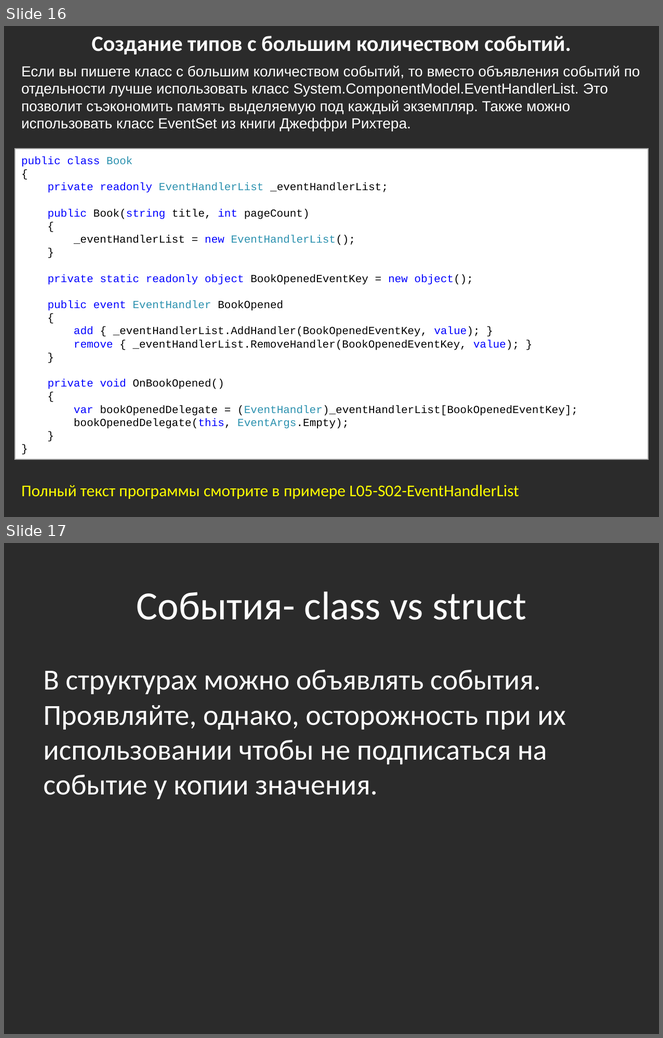
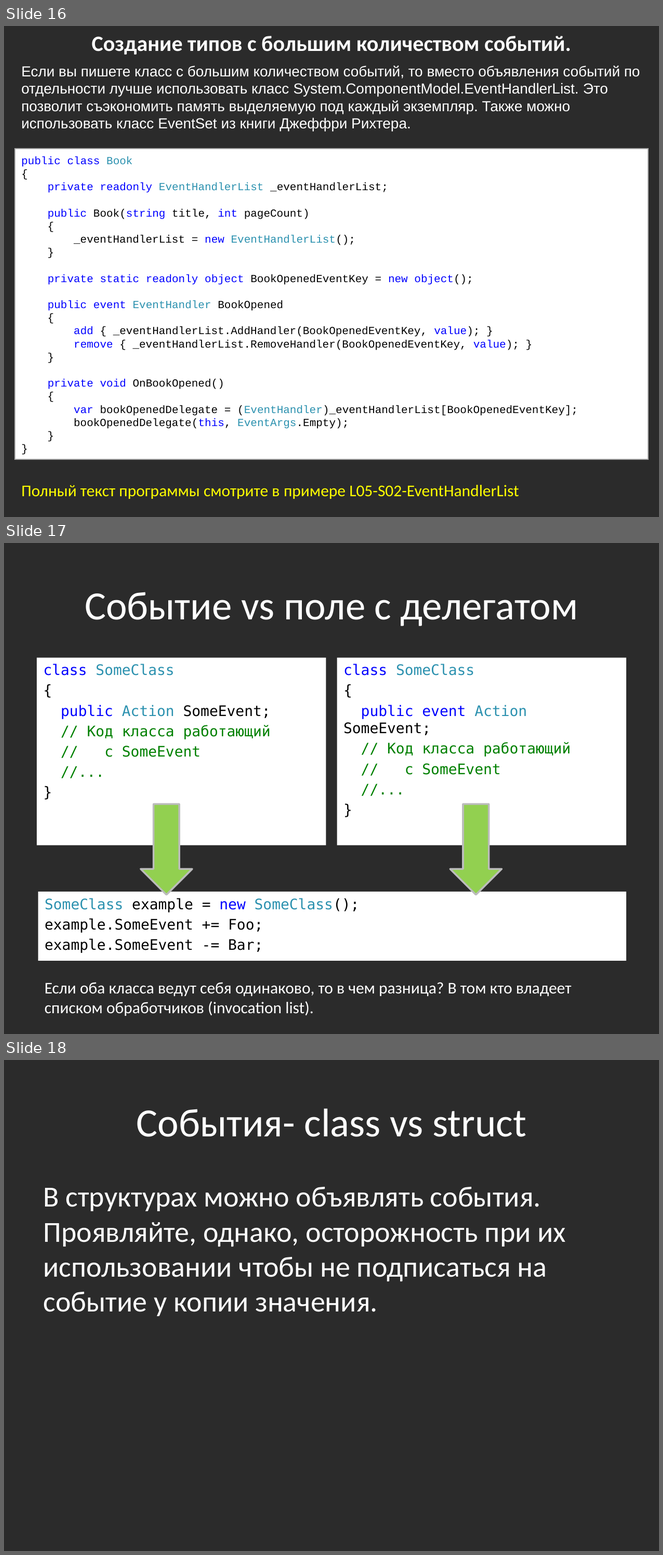
Before and after one commit to bazile/Training, a slide deck: Presentation/lesson-05-events.pptx. Shown one above the other, each under a label of ours: slides 16 and 17 before the commit, slides 16, 17 and 18 after it. The pictures are 663x1038 and 663x1555 pixels, drawn with LibreOffice and Linux fonts; fonts in the diff are those of the drawing; background and template pictures are left out; a plain dark background stands for a picture behind light text. Boxes give left, top, right and bottom in pixels: in the first picture for what was removed or moved away, otherwise in the second. Text is boxed around its words. In the diff, an @@ line names an element or a change of style, - is before the commit and + after.

```diff
--- a/Presentation/lesson-05-events.pptx
+++ b/Presentation/lesson-05-events.pptx
@@ slide 17 added at [4,543,659,1034], background picture (left out) @@
@@ title added at [85,592,579,626], 44 pt, text #FFFFFF @@
+Событие vs поле с делегатом
@@ text added at [37,657,326,846], fill #FFFFFF, 16 pt, text #008000 @@
+class SomeClass
+{
+public Action SomeEvent;
+// Код класса работающий
+// с SomeEvent
+//...
+}
@@ text added at [337,657,626,846], fill #FFFFFF, 16 pt, text #008000 @@
+class SomeClass
+{
+public event Action SomeEvent;
+// Код класса работающий
+// с SomeEvent
+//...
+}
@@ down arrow added at [141,805,193,896], fill #92D050, outline #BDBDBD 2 pt @@
@@ down arrow added at [450,805,502,896], fill #92D050, outline #BDBDBD 2 pt @@
@@ rectangle added at [38,891,626,961], fill #FFFFFF, 16 pt, text #000000 @@
+SomeClass example = new SomeClass();
+example.SomeEvent += Foo;
+example.SomeEvent -= Bar;
@@ text added at [45,982,572,1016], 18 pt, text #FFFFFF @@
+Если оба класса ведут себя одинаково, то в чем разница? В том кто владеет списком обработчиков (invocation list).
@@ what was slide 17 is now slide 18 @@
```
Also in this commit, not shown: 4 other files.
